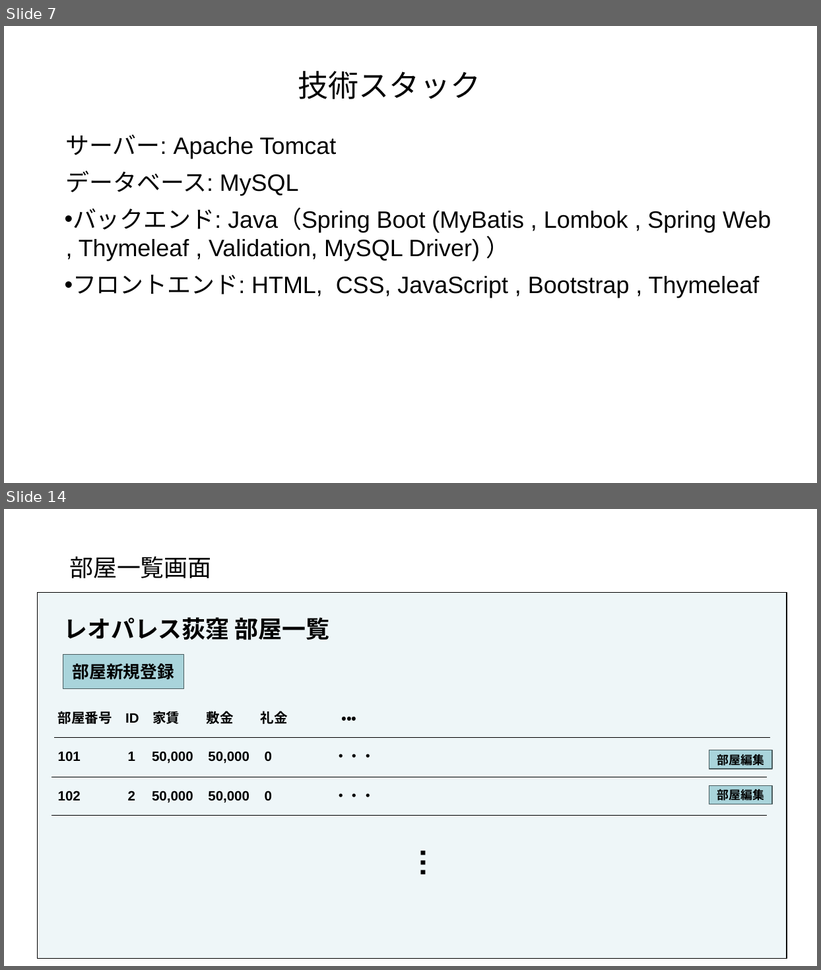
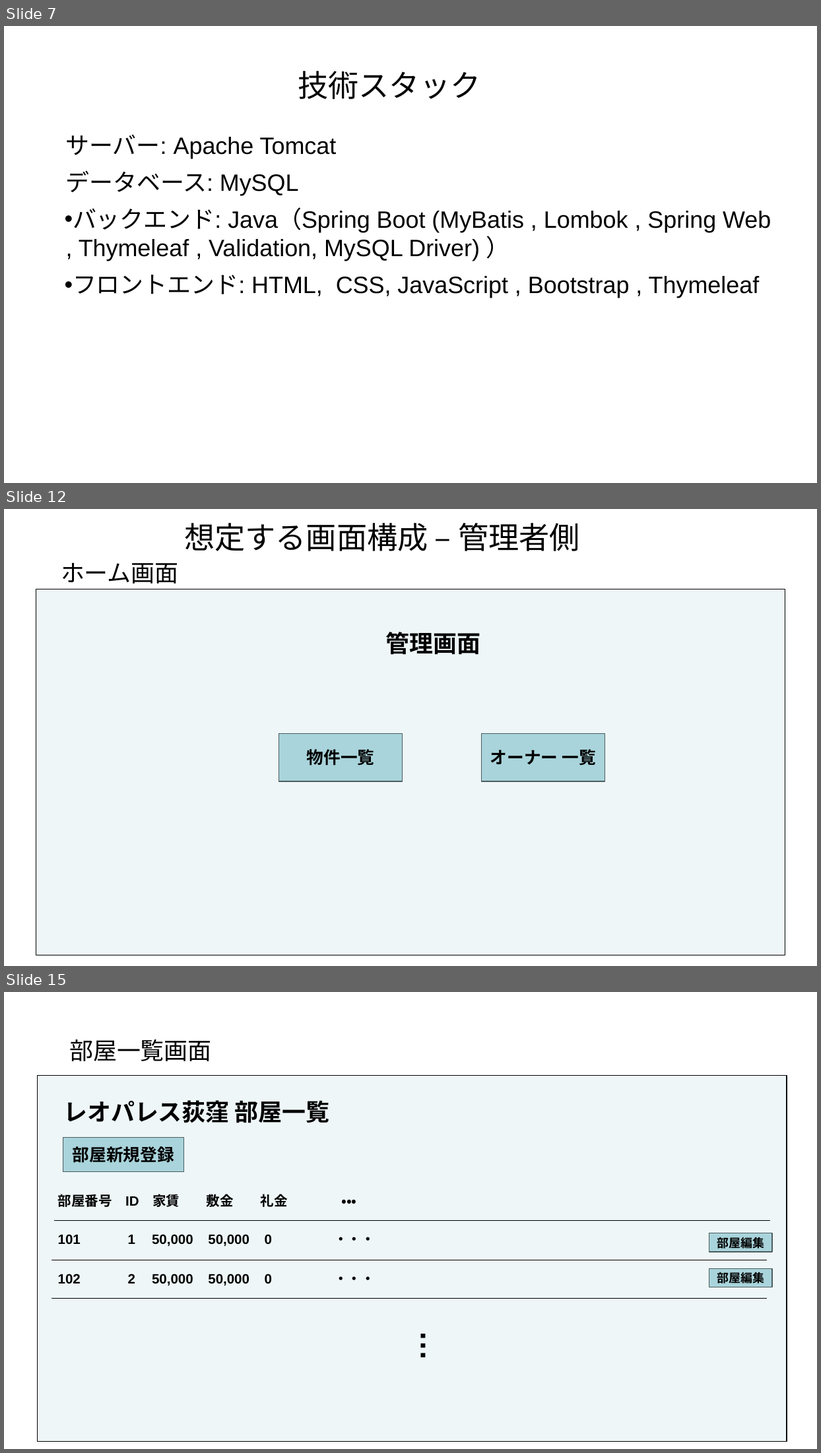
Before and after one commit to akikun918/apart, a slide deck: 要件定義書.pptx. Shown one above the other, each under a label of ours: slides 7 and 14 before the commit, slides 7, 12 and 15 after it; the slides between them are not shown. The pictures are 821x970 and 821x1453 pixels, drawn with LibreOffice and Linux fonts; fonts in the diff are those of the drawing. Boxes give left, top, right and bottom in pixels: in the first picture for what was removed or moved away, otherwise in the second. Text is boxed around its words. In the diff, an @@ line names an element or a change of style, - is before the commit and + after.

```diff
--- a/要件定義書.pptx
+++ b/要件定義書.pptx
@@ slide 12 added at (4, 509, 817, 966), background #FFFFFF @@
@@ text added at (184, 523, 580, 551), 36 pt, text #000000 @@
+想定する画面構成 – 管理者側
@@ text added at (61, 562, 178, 584), 28 pt, text #000000 @@
+ホーム画面
@@ rectangle added at (36, 590, 785, 956), fill #EEF6F8, outline #000000 1 pt @@
@@ text added at (386, 632, 481, 655), 28 pt, text #000000, bold @@
+管理画面
@@ rectangle added at (279, 733, 403, 782), fill #A9D4DB, outline #4A5C5F 1 pt, 20 pt, text #000000, bold @@
+物件一覧
@@ rectangle added at (482, 733, 605, 782), fill #A9D4DB, outline #4A5C5F 1 pt, 20 pt, text #000000, bold @@
+オーナー 一覧
@@ what was slide 14 is now slide 15 @@
```
Also in this commit, not shown: 7 slides changed, 1 other slide added.
